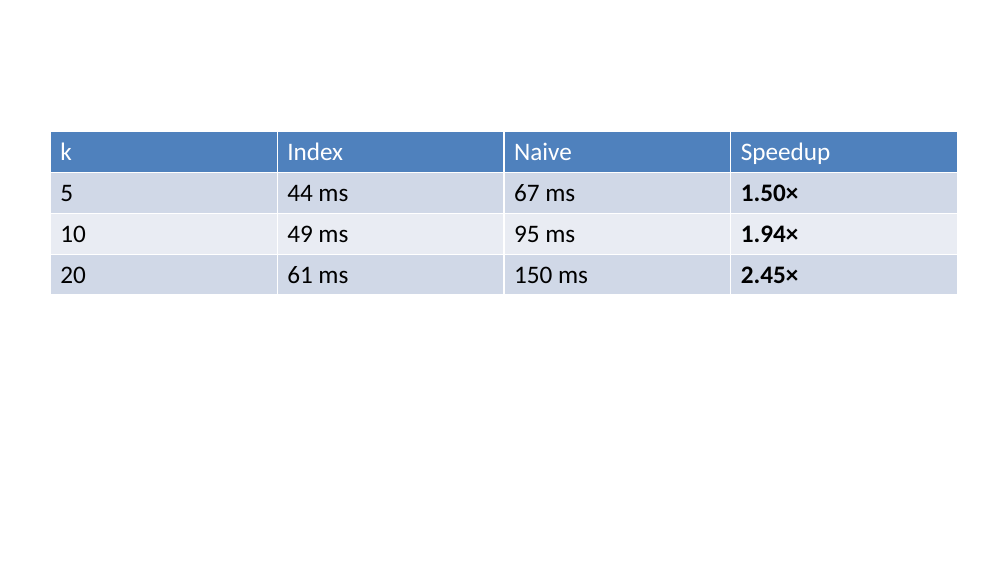
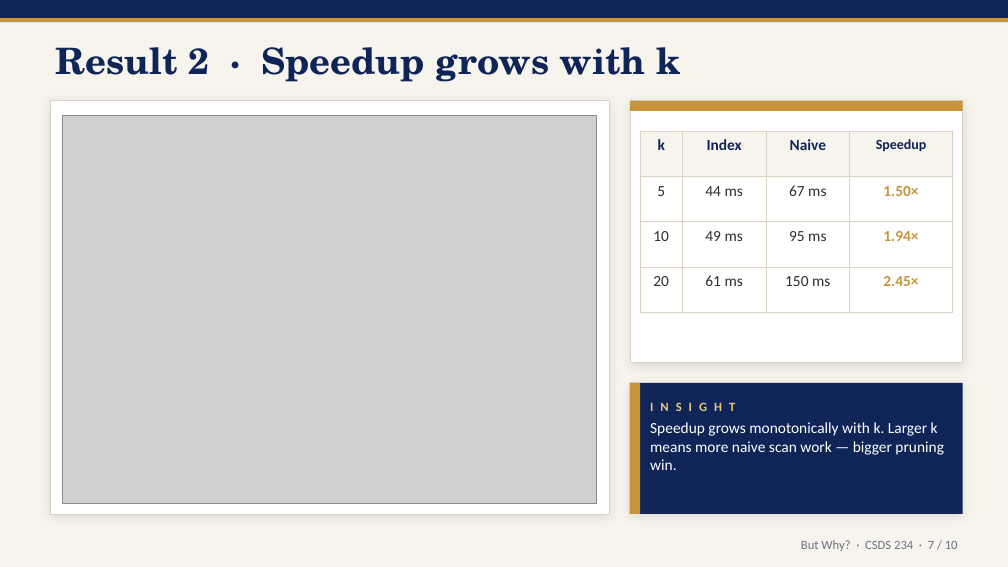
Before and after one commit to Alfred-Chen-04/csds234-final-project, a slide deck: slide 7 of CSDS234_Qianyi_slides.pptx (slide 10 before the commit). Drawn at 1008x567 pixels with LibreOffice and Linux fonts; fonts in the diff are those of the drawing; grey boxes stand for pictures. Boxes give left, top, right and bottom in pixels: in the first picture for what was removed or moved away, otherwise in the second. Text is boxed around its words. In the diff, an @@ line names an element or a change of style, - is before the commit and + after.

```diff
--- a/CSDS234_Qianyi_slides.pptx
+++ b/CSDS234_Qianyi_slides.pptx
@@ background #FFFFFF to #F7F4ED @@
@@ rectangle added at <box>0,0,1008,18</box>, fill #0F2557 @@
@@ rectangle added at <box>0,18,1008,22</box>, fill #C8943B @@
@@ text added at <box>55,47,680,82</box>, 26 pt, text #0F2557, bold @@
+Result 2 · Speedup grows with k
@@ rectangle added at <box>50,101,610,514</box>, fill #FFFFFF, outline #D9D2C2 0.5 pt @@
@@ picture added at <box>62,116,597,504</box> @@
@@ rectangle added at <box>630,101,963,363</box>, fill #FFFFFF, outline #D9D2C2 0.5 pt @@
@@ rectangle added at <box>630,101,963,111</box>, fill #C8943B @@
@@ table at <box>640,131,953,312</box> @@
@@ fill #4F81BD to #F7F4ED in row 1 @@
@@ fill #D0D8E8 to none in 8 cells @@
@@ fill #E9EDF4 to none in row 3 @@
@@ size 18 to 11 pt in "k", "Index", "Naive", "5" and 11 more places @@
@@ text colour #FFFFFF to #0F2557, bold on in "k", "Index", "Naive", "Speedup" @@
@@ size 18 to 10 pt in "Speedup" @@
@@ text colour #000000 to #2D2D2D in "5", "44 ms", "67 ms", "10" and 5 more places @@
@@ text colour #000000 to #C8943B in "1.50×", "1.94×", "2.45×" @@
@@ alignment left to centre @@
@@ borders changed @@
@@ table: place and size @@
-table at <box>50,132,958,506</box>
+table at <box>640,131,953,312</box>
@@ rectangle added at <box>630,383,963,514</box>, fill #0F2557 @@
@@ rectangle added at <box>630,383,640,514</box>, fill #C8943B @@
@@ text added at <box>650,395,948,417</box>, 9 pt, text #E8C77A, bold @@
+INSIGHT
@@ text added at <box>650,422,944,470</box>, 11 pt, text #FFFFFF @@
+Speedup grows monotonically with k. Larger k means more naive scan work — bigger pruning win.
@@ text added at <box>801,540,958,551</box>, 9 pt, text #6B7280 @@
+But Why? · CSDS 234 · 7 / 10
```
Also in this commit, not shown: 8 other slides changed, 1 slide added, 8 slides removed, 6 other files.
